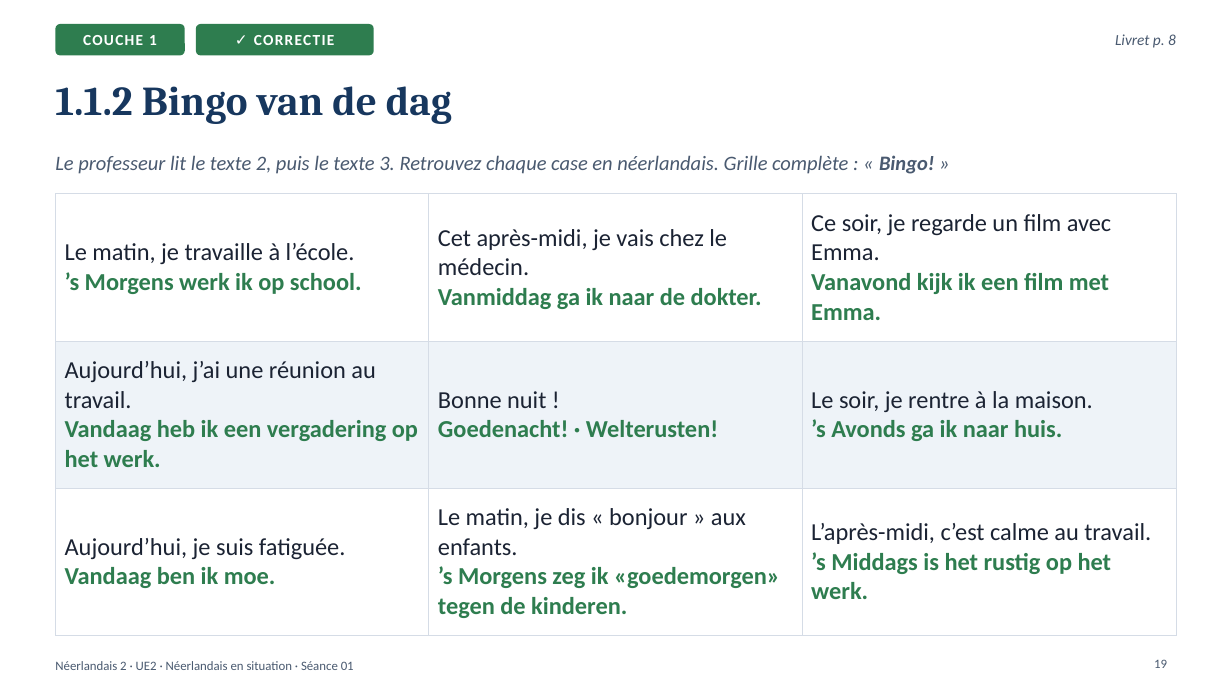
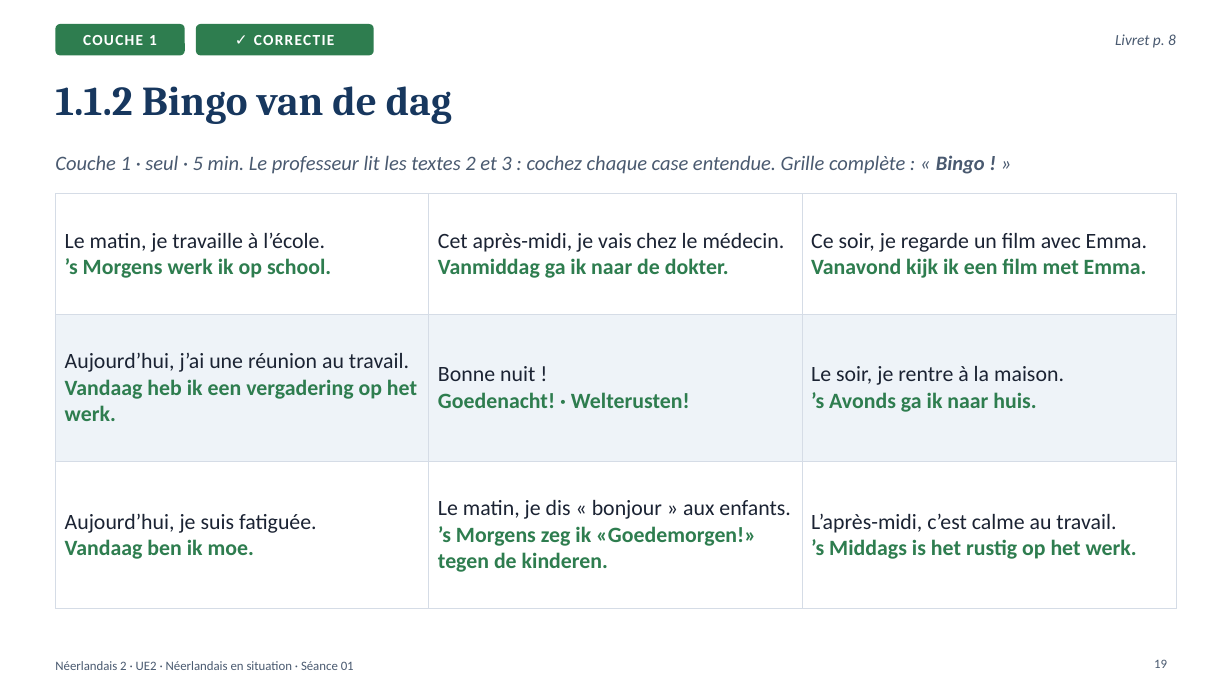
Before and after one commit to ajouniaux/talenleren, a slide deck: slide 19 of neerlandais2/powerpoints/Seance_01_Kennismaking_Goedemorgen.pptx. Drawn at 1232x693 pixels with LibreOffice and Linux fonts; fonts in the diff are those of the drawing. Boxes give left, top, right and bottom in pixels: in the first picture for what was removed or moved away, otherwise in the second. Text is boxed around its words. In the diff, an @@ line names an element or a change of style, - is before the commit and + after.

```diff
--- a/neerlandais2/powerpoints/Seance_01_Kennismaking_Goedemorgen.pptx
+++ b/neerlandais2/powerpoints/Seance_01_Kennismaking_Goedemorgen.pptx
@@ text at (x1=55, y1=155, x2=985, y2=174): text changed @@
-Le professeur lit le texte 2, puis le texte 3. Retrouvez chaque case en néerlandais. Grille complète : « Bingo! »
+Couche 1 · seul · 5 min. Le professeur lit les textes 2 et 3 : cochez chaque case entendue. Grille complète : « Bingo ! »
@@ table at (x1=55, y1=194, x2=1177, y2=576) @@
-row 3, column 2: Le matin, je dis « bonjour » aux enfants. ’s Morgens zeg ik «goedemorgen» tegen de kinderen.
+row 3, column 2: Le matin, je dis « bonjour » aux enfants. ’s Morgens zeg ik «Goedemorgen!» tegen de kinderen.
@@ size 19 to 17 pt in "Le matin, je travaille à l’école. ’s ...", "Cet après-midi, je vais chez le médecin. ...", "Ce soir, je regarde un film avec ...", "Aujourd’hui, j’ai une réunion au travail. Vandaag ..." and 4 more places @@
```
Also in this commit, not shown: 18 other slides changed, 1 other file.
